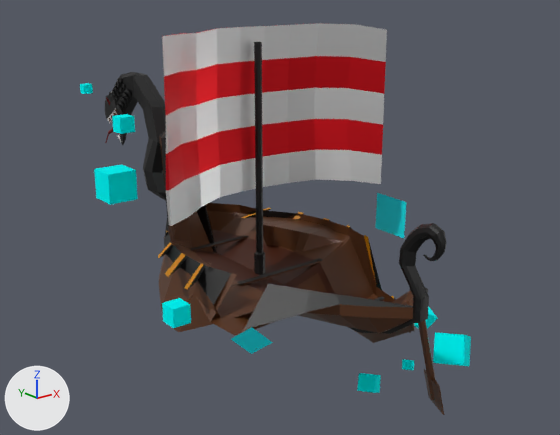
An edit to the glTF model lowpoly_ship.glb, drawn before and after from the same camera.
Before and after are seen from a camera (50 mm lens) standing at (-29.9, -39.6, 21.7) and looking at (0.6, -1.5, 6.5). Lighting does not change. The marker at lower left points along +X, +Y and +Z.

The scene before the commit, as lines of its bpy script (objects in view):
```python
ob_cube = bpy.data.objects.new('Cube', me_cube_001)
ob_cube.location = (-5.85, 12.64, 13.91)
ob_cube.scale = (0.324, 0.324, 0.324)
ob_cube_001 = bpy.data.objects.new('Cube.001', me_cube_001)
ob_cube_001.location = (-4.21, 10.44, 11.49)
ob_cube_001.scale = (0.567, 0.567, 0.567)
ob_cube_002 = bpy.data.objects.new('Cube.002', me_cube_001)
ob_cube_002.location = (-7.27, 6.11, 8.44)
ob_cube_003 = bpy.data.objects.new('Cube.003', me_cube_001)
ob_cube_003.location = (5.5, -8.87, -2.91)
ob_cube_003.rotation_euler = (0.129, -2.669, 0.409)  # degrees (7.4, -153, 23)
ob_cube_003.scale = (0.324, 0.324, 0.324)
ob_cube_004 = bpy.data.objects.new('Cube.004', me_cube_001)
ob_cube_004.location = (2.73, -8.06, -3.63)
ob_cube_004.rotation_euler = (0.129, -2.669, 0.409)  # degrees (7.4, -153, 23)
ob_cube_004.scale = (0.567, 0.567, 0.567)
ob_cube_005 = bpy.data.objects.new('Cube.005', me_cube_001)
ob_cube_005.location = (8.63, -9.94, -2.36)
ob_cube_005.rotation_euler = (0.129, -2.669, 0.409)  # degrees (7.4, -153, 23)
ob_cube_006 = bpy.data.objects.new('Cube.006', me_cube_001)
ob_cube_006.location = (7.46, -5.31, -1.24)
ob_cube_006.rotation_euler = (-0.984, -0.376, 1.347)  # degrees (-56, -22, 77)
ob_cube_006.scale = (0.21, 0.21, 0.21)
ob_cube_009 = bpy.data.objects.new('Cube.009', me_cube_001)
ob_cube_009.location = (-9.46, -4.76, 3.6)
ob_cube_009.scale = (0.567, 0.567, 0.567)
ob_ship = bpy.data.objects.new('ship', me_cube)
ob_ship.location = (0.0, 0.0, 4.0)
ob_ship.scale = (1.99, 9.71, 0.253)
# also in view: 'Plane.001' at (10.5, -2.1, 4.8); 'Plane' at (-7.4, -8.9, 2.8)
```
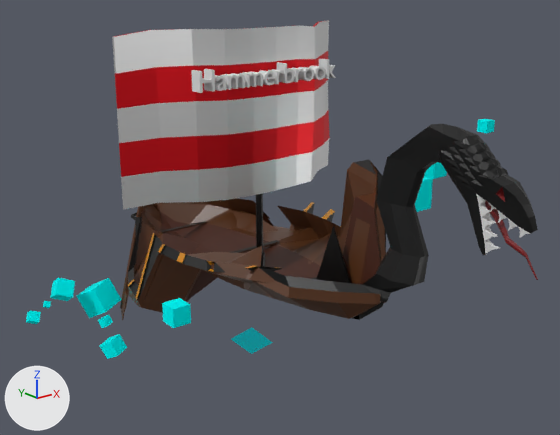
Changed parts and their boxes (x1, y1, x2, y2) in the pictures (560 x 435 px):
'ship', turned: before (105, 23, 446, 415); after (112, 20, 538, 320)
'Cube.005', moved, turned: before (433, 332, 471, 366); after (76, 278, 122, 318)
'Cube.002', moved: before (94, 164, 138, 205); after (415, 177, 433, 212)
'Cube.004', moved, turned: before (357, 373, 381, 393); after (100, 334, 127, 359)
'Cube.001', moved: before (112, 114, 135, 134); after (424, 162, 447, 179)
'Cube.008', moved, turned: before (414, 306, 438, 329); after (51, 278, 75, 301)
'Cube', moved: before (80, 83, 93, 94); after (477, 119, 495, 133)
'Cube.003', moved, turned: before (402, 359, 415, 370); after (98, 315, 113, 328)
'Cube.007', moved (not visible before): after (26, 310, 41, 324)
'Cube.006', moved (not visible before): after (43, 301, 51, 308)
'Textdsa', unchanged, uncovered by the edit: after (191, 59, 336, 93)
'Plane.001', unchanged, covered by the edit: before (375, 193, 407, 238)

Diff of the bpy script that builds the scene:
```diff
--- a/lowpoly_ship.glb.py
+++ b/lowpoly_ship.glb.py
@@ ob_ship @@
 ob_ship.location = (0.0, 0.0, 4.0)
+ob_ship.rotation_euler = (0.0, 0.0, -3.142)  # degrees (0, 0, -180)
 ob_ship.scale = (1.99, 9.71, 0.253)
@@ ob_cube @@
 ob_cube = bpy.data.objects.new('Cube', me_cube_001)
-ob_cube.location = (-5.85, 12.64, 13.91)
+ob_cube.location = (5.37, -13.62, 13.75)
 ob_cube.scale = (0.324, 0.324, 0.324)
@@ ob_cube_001 @@
 ob_cube_001 = bpy.data.objects.new('Cube.001', me_cube_001)
-ob_cube_001.location = (-4.21, 10.44, 11.49)
+ob_cube_001.location = (3.73, -11.43, 11.33)
 ob_cube_001.scale = (0.567, 0.567, 0.567)
@@ ob_cube_002 @@
 ob_cube_002 = bpy.data.objects.new('Cube.002', me_cube_001)
-ob_cube_002.location = (-7.27, 6.11, 8.44)
+ob_cube_002.location = (6.79, -7.09, 8.28)
@@ ob_cube_003 @@
 ob_cube_003 = bpy.data.objects.new('Cube.003', me_cube_001)
-ob_cube_003.location = (5.5, -8.87, -2.91)
-ob_cube_003.rotation_euler = (0.129, -2.669, 0.409)  # degrees (7.4, -153, 23)
+ob_cube_003.location = (-7.02, 9.78, -2.91)
+ob_cube_003.rotation_euler = (-3.013, -0.473, -1.162)  # degrees (-173, -27, -67)
 ob_cube_003.scale = (0.324, 0.324, 0.324)
@@ ob_cube_004 @@
 ob_cube_004 = bpy.data.objects.new('Cube.004', me_cube_001)
-ob_cube_004.location = (2.73, -8.06, -3.63)
-ob_cube_004.rotation_euler = (0.129, -2.669, 0.409)  # degrees (7.4, -153, 23)
+ob_cube_004.location = (-7.84, 7.02, -3.63)
+ob_cube_004.rotation_euler = (-3.013, -0.473, -1.162)  # degrees (-173, -27, -67)
 ob_cube_004.scale = (0.567, 0.567, 0.567)
@@ ob_cube_005 @@
 ob_cube_005 = bpy.data.objects.new('Cube.005', me_cube_001)
-ob_cube_005.location = (8.63, -9.94, -2.36)
-ob_cube_005.rotation_euler = (0.129, -2.669, 0.409)  # degrees (7.4, -153, 23)
+ob_cube_005.location = (-5.96, 12.92, -2.36)
+ob_cube_005.rotation_euler = (-3.013, -0.473, -1.162)  # degrees (-173, -27, -67)
@@ ob_cube_006 @@
 ob_cube_006 = bpy.data.objects.new('Cube.006', me_cube_001)
-ob_cube_006.location = (7.46, -5.31, -1.24)
+ob_cube_006.location = (-10.58, 11.75, -1.24)
 ob_cube_006.rotation_euler = (-0.984, -0.376, 1.347)  # degrees (-56, -22, 77)
@@ ob_cube_007 @@
 ob_cube_007 = bpy.data.objects.new('Cube.007', me_cube_001)
-ob_cube_007.location = (6.28, -3.8, -1.41)
+ob_cube_007.location = (-12.09, 10.56, -1.41)
 ob_cube_007.rotation_euler = (-0.984, -0.376, 1.347)  # degrees (-56, -22, 77)
@@ ob_cube_008 @@
 ob_cube_008 = bpy.data.objects.new('Cube.008', me_cube_001)
-ob_cube_008.location = (8.66, -7.1, -0.92)
-ob_cube_008.rotation_euler = (-0.984, -0.376, 1.347)  # degrees (-56, -22, 77)
+ob_cube_008.location = (-8.8, 12.95, -0.92)
+ob_cube_008.rotation_euler = (-0.984, -0.376, 2.918)  # degrees (-56, -22, 167)
 ob_cube_008.scale = (0.648, 0.648, 0.648)
```
